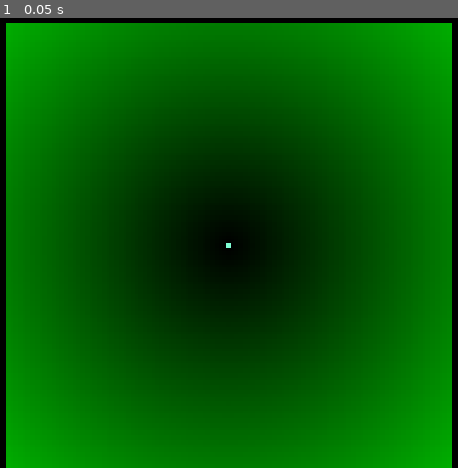
Above: before the commit, frame 1.
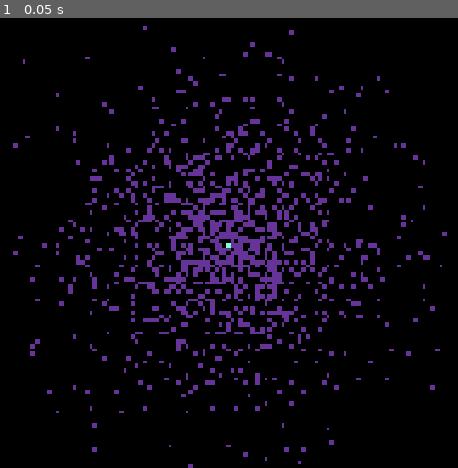
Above: after the commit, the same moment.

Repository: NathanBerglas/ROR-Testing
Game: Godot game, scene res://scenes/BiomeGen.tscn
Same seed, same stepped clock (60 frames per second), same inputs: the game is played once before the commit and once after it. The project has no main scene, so this scene is started directly.
Inputs:
- Up to frame 1 (0.05 s): no input

The runs differ from the first frame. In frame 1, 95% of the frame differs, in the area x 1-99%, y 1-100%.

Commit message:
Attempted distance based random gen

Diff:
--- a/scripts/NatesBiomeGen.gd
+++ b/scripts/NatesBiomeGen.gd
@@ -8,6 +8,10 @@
 @export var x_0 = COLS/2 # Define the colour origin
 @export var y_0 = ROWS/2 # Defaults to the centre
 @export var COLOUR_MUTATION = 8
+
+func _sigmoid(x):
+	var SIG_SCALE = 1./10. # Scales how fast sigmoid noramlizes
+	return (exp(SIG_SCALE*x) / (1. + exp(SIG_SCALE*x)))
 
 func _ready():
 	if Engine.is_editor_hint():
@@ -90,7 +94,13 @@
 		for i in range(4): # In four directions: right, down, left, up
 			for j in range(layer*2): # Step layer * 2 times
 				var distance_to_origin = sqrt(pow(x-x_0,2)+pow(y-y_0,2))
-				var color = Color.from_rgba8(0,distance_to_origin * 255 / sqrt(pow(x_0,2)+pow(y_0,2)),0) # Scaled off distance
+				var color# = Color.from_rgba8(0,distance_to_origin * 255 / sqrt(pow(x_0,2)+pow(y_0,2)),0) # Scaled off distance
+				var rand = randf_range(0,1)
+				if (rand > _sigmoid(distance_to_origin-9)):
+					color = Color.REBECCA_PURPLE
+				else:
+					color = Color.BLACK
+				#var color = Color.from_rgba8 _sigmoid()
 				colors[(y*COLS + x)*4] = color # Set the colour of this cell
 				colors[(y*COLS + x)*4+1] = color
 				colors[(y*COLS + x)*4+2] = color
